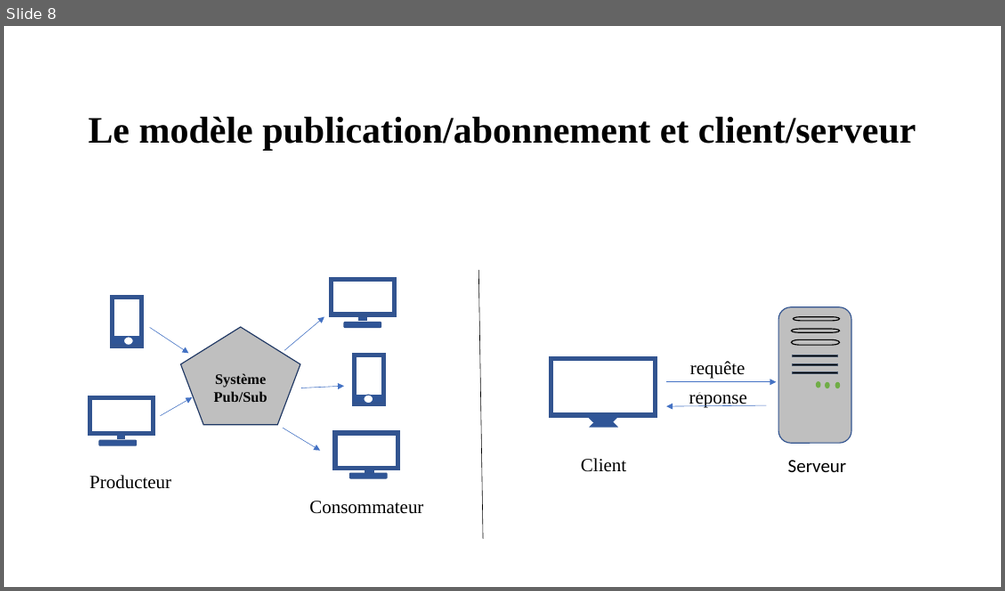
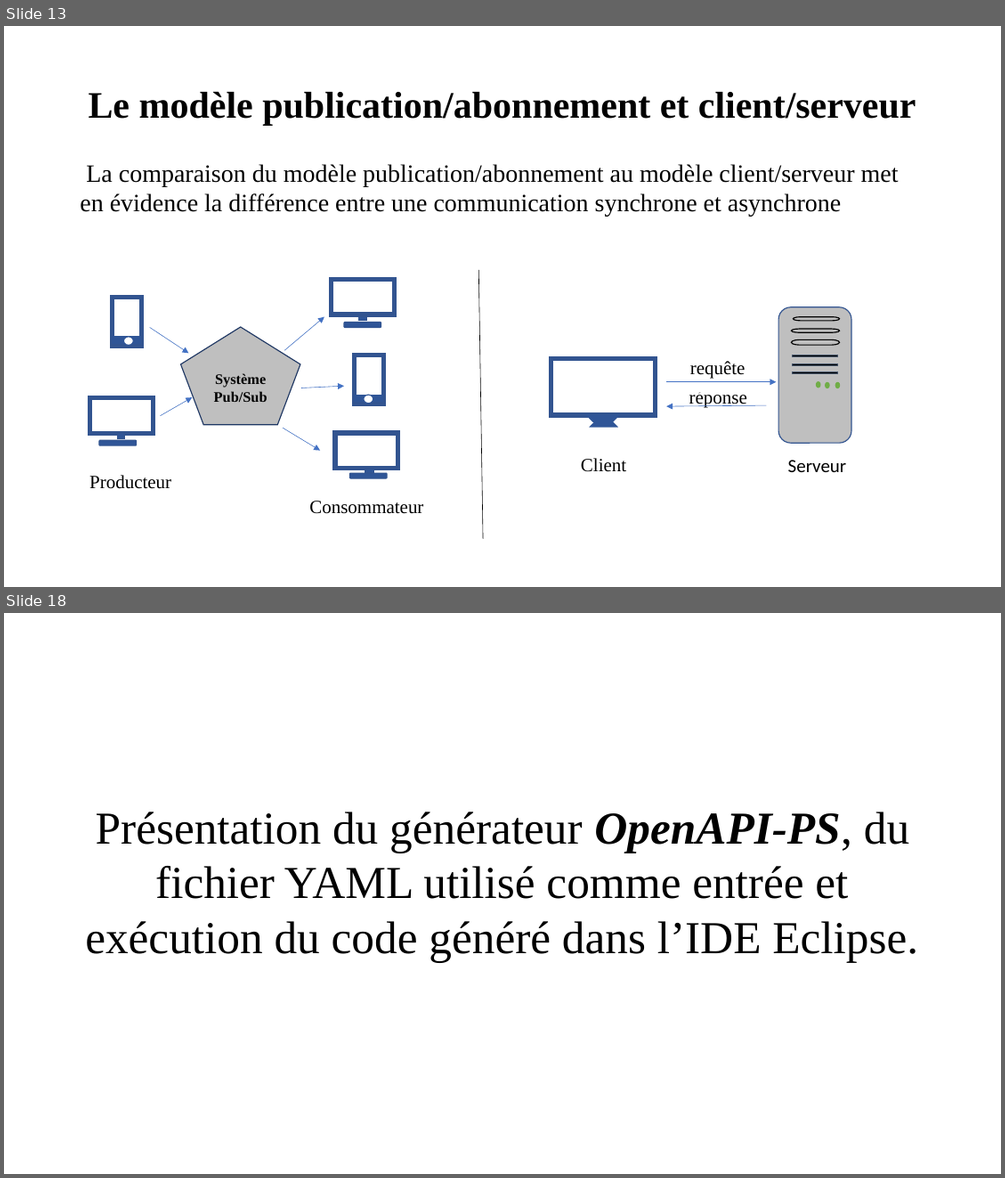
Before and after one commit to OA-Souleymane/MyGitHub-Files, a slide deck: Chapitres/mémoire/PrésentationMémoire.pptx. Shown one above the other, each under a label of ours: slide 8 before the commit, slides 13 and 18 after it; the slides between them are not shown. The pictures are 1005x591 and 1005x1178 pixels, drawn with LibreOffice and Linux fonts; fonts in the diff are those of the drawing. Boxes give left, top, right and bottom in pixels: in the first picture for what was removed or moved away, otherwise in the second. Text is boxed around its words. In the diff, an @@ line names an element or a change of style, - is before the commit and + after.

```diff
--- a/Chapitres/mémoire/PrésentationMémoire.pptx
+++ b/Chapitres/mémoire/PrésentationMémoire.pptx
@@ slide 18 added at <box>4,613,1001,1174</box>, background #FFFFFF @@
@@ title added at <box>85,811,918,963</box>, 44 pt, text #000000 @@
+Présentation du générateur OpenAPI-PS, du fichier YAML utilisé comme entrée et exécution du code généré dans l’IDE Eclipse.
@@ what was slide 8 is now slide 13 @@
@@ slide 13 changed as well @@
@@ title "Le modèle publication/abonnement et client/serveur": place and size @@
-title "Le modèle publication/abonnement et client/serveur" at <box>89,116,916,150</box>
+title "Le modèle publication/abonnement et client/serveur" at <box>89,91,916,125</box>
@@ text added at <box>80,164,898,216</box>, 24 pt, text #000000 @@
+La comparaison du modèle publication/abonnement au modèle client/serveur met en évidence la différence entre une communication synchrone et asynchrone
```
Also in this commit, not shown: 6 other slides changed, 10 other slides added, 6 other files.
